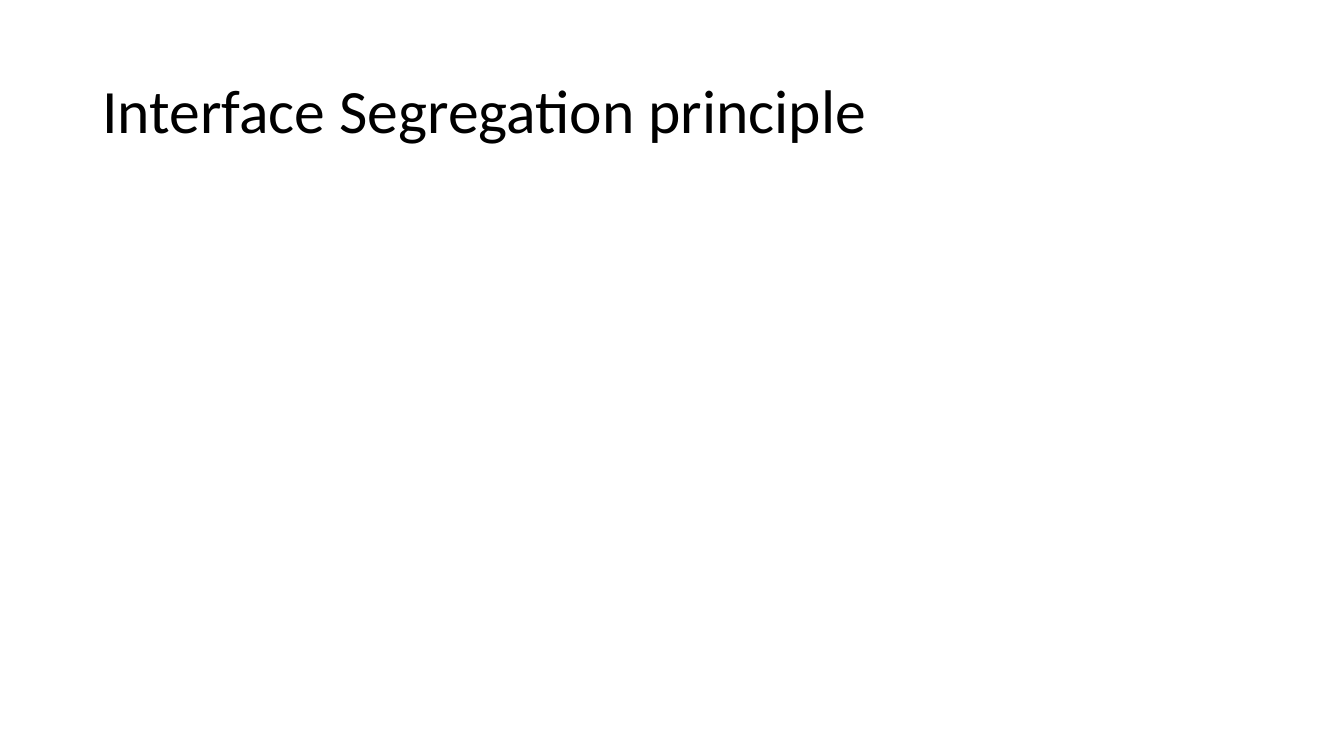
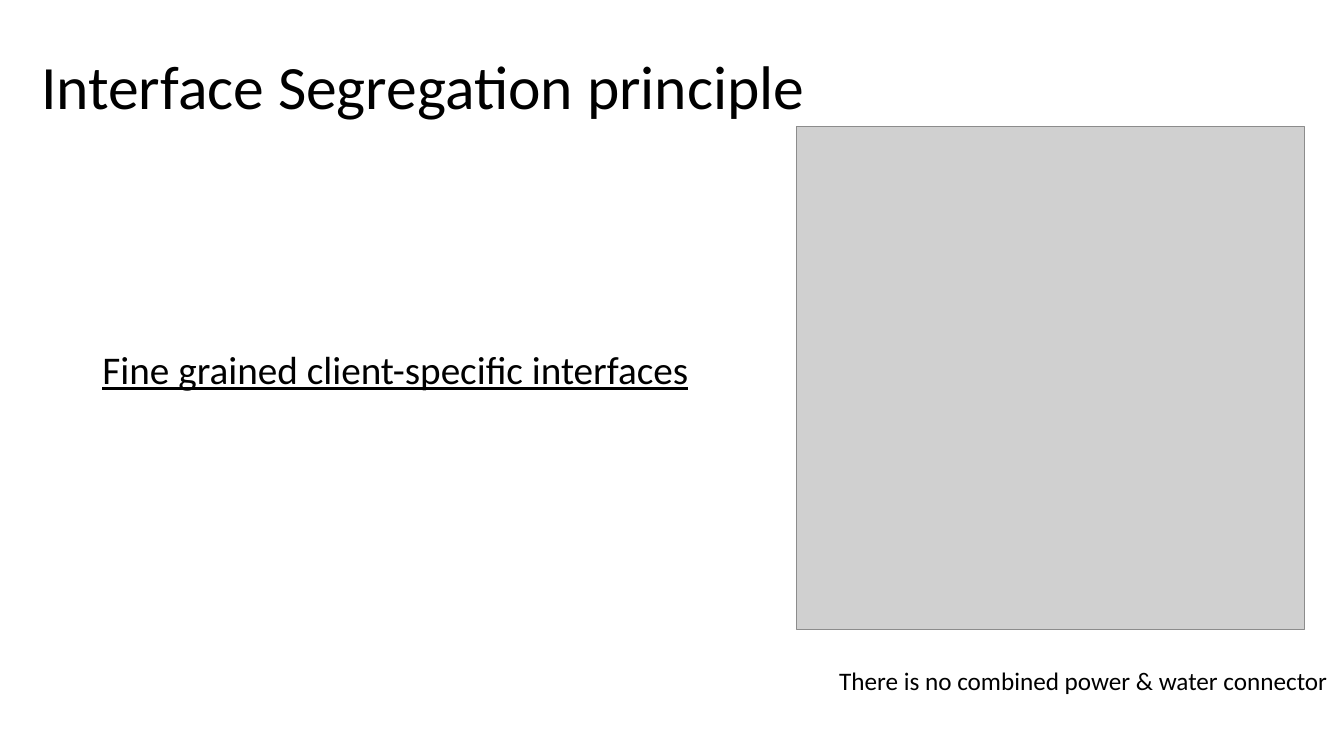
Before and after one commit to DonatasKukta/SOLID, a slide deck: slide 15 of SOLID.pptx (slide 13 before the commit). Drawn at 1344x756 pixels with LibreOffice and Linux fonts; fonts in the diff are those of the drawing; grey boxes stand for pictures. Boxes give left, top, right and bottom in pixels: in the first picture for what was removed or moved away, otherwise in the second. Text is boxed around its words. In the diff, an @@ line names an element or a change of style, - is before the commit and + after.

Commit message:
Add intro slide for each principle.

```diff
--- a/SOLID.pptx
+++ b/SOLID.pptx
@@ title "Interface Segregation principle" moved from (x1=102, y1=90, x2=865, y2=144) to (x1=41, y1=66, x2=804, y2=120) @@
@@ picture added at (x1=797, y1=126, x2=1305, y2=630) @@
@@ text added at (x1=102, y1=356, x2=688, y2=391), 28 pt, text #000000, underline @@
+Fine grained client-specific interfaces
@@ text added at (x1=839, y1=672, x2=1327, y2=694), 18 pt, text #000000 @@
+There is no combined power & water connector
```
Also in this commit, not shown: 5 other slides changed, 3 slides added.
